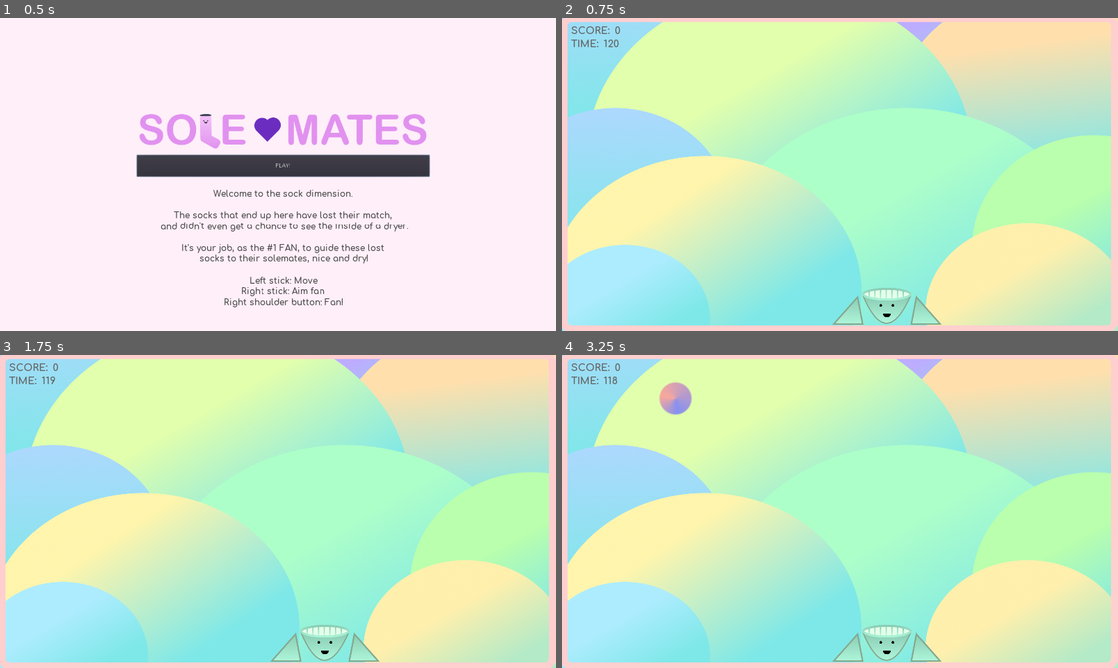
Above: before the commit, frames 1-4 (two rows, left to right).
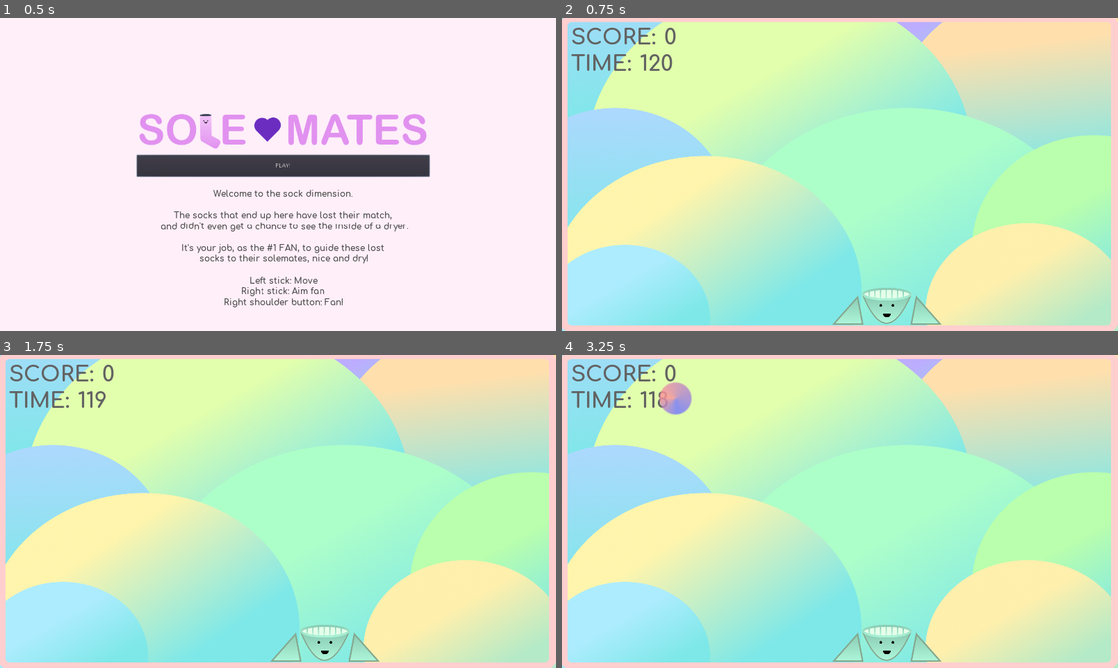
Above: after the commit, the same moments.

Repository: Dexterminator/solemates
Game: Godot game, scene res://Scenes/MainMenu/MainMenu.tscn
Two runs of this game, one before a commit and one after it. Both use one fixed random seed, a clock stepped at 60 frames per second and the inputs below.
Inputs:
- Up to frame 1 (0.5 s): no input
- Up to frame 2 (0.75 s): click "PLAY!" at 0.5 s
- Up to frame 3 (1.75 s): tap Enter (ui_accept) at 1.25, 1.52 s
- Up to frame 4 (3.25 s): tap Enter (ui_accept) at 2, 2.27 s

Frame 1 is identical in both runs. In frame 2, 0.8% of the frame differs, in the area x 1-21%, y 2-17%; in frame 3, 0.8%; in frame 4, 0.8%.

Commit message:
Floating scores

Diff:
--- /dev/null
+++ b/Entities/ScoreLabel/ScoreLabel.gd
@@ -0,0 +1,16 @@
+extends Node2D
+
+onready var anim_player = $AnimationPlayer
+onready var label = $Label
+var alpha = 1
+
+func set_text(text):
+	label.set_text(text)
+
+func _physics_process(delta):
+	global_position.y -= 5
+	alpha -= 0.01
+	label.modulate = Color(1, 1, 1, alpha)
+
+func _on_Timer_timeout():
+	queue_free()
--- /dev/null
+++ b/Entities/ScoreLabel/ScoreLabel.tscn
@@ -0,0 +1,24 @@
+[gd_scene load_steps=4 format=2]
+
+[ext_resource path="res://Assets/Comfortaa-Bold.ttf" type="DynamicFontData" id=1]
+[ext_resource path="res://Entities/ScoreLabel/ScoreLabel.gd" type="Script" id=2]
+
+[sub_resource type="DynamicFont" id=1]
+size = 25
+font_data = ExtResource( 1 )
+
+[node name="ScoreLabel" type="Node2D"]
+script = ExtResource( 2 )
+
+[node name="Label" type="Label" parent="."]
+margin_right = 135.0
+margin_bottom = 85.0
+custom_fonts/font = SubResource( 1 )
+custom_colors/font_color = Color( 0.305882, 0.305882, 0.305882, 1 )
+text = "+ 10"
+__meta__ = {
+"_edit_use_anchors_": false
+}
+
+[node name="Timer" type="Timer" parent="."]
+[connection signal="timeout" from="Timer" to="." method="_on_Timer_timeout"]
--- a/Entities/Sock/Common.gd
+++ b/Entities/Sock/Common.gd
@@ -2,13 +2,21 @@
 
 var decay = 60
 var max_force = 500
+const ScoreLabel = preload("res://Entities/ScoreLabel/ScoreLabel.tscn")
 
 func handle_forces():
 	var force = owner.get_applied_force()
 	var x = sign(force.x) * clamp(abs(force.x) - decay, 0, max_force)
 	var y = clamp(force.y + decay, -max_force, 0)
 	owner.set_applied_force(Vector2(x, y))
-	if owner.linear_velocity.length() > 500:
+	if owner.linear_velocity.length() > 400:
 		owner.mouth.set_animation("surprised")
 	elif owner.mouth.get_animation() != "happy" or owner.state_machine.current_state_name == "dry":
 		owner.mouth.set_animation("default")
+
+func add_score(score):
+	var score_label = ScoreLabel.instance()
+	score_label.global_position = owner.global_position
+	owner.get_parent().add_child(score_label)
+	score_label.set_as_toplevel(true)
+	score_label.set_text("+ " + str(score))
--- a/Entities/Sock/Dry.gd
+++ b/Entities/Sock/Dry.gd
@@ -6,6 +6,7 @@
 	owner.drying_particles.set_emitting(false)
 	owner.dried_particles.set_emitting(true)
 	owner.emit_signal("dried")
+	owner.common.add_score(10)
 
 func update(_delta):
 	owner.common.handle_forces()
@@ -15,6 +16,7 @@
 
 func on_body_entered(body):
 	if body.is_in_group("socks") and body.state_machine.current_state_name == "dry":
+		owner.common.add_score(100)
 		owner.emit_signal("matched")
 		emit_signal("transition", "matching", null)
 		body.state_machine.current_state.emit_signal("transition", "matching", null)
--- a/Entities/Sock/Sock.gd
+++ b/Entities/Sock/Sock.gd
@@ -15,7 +15,7 @@
 onready var common = $Common
 
 func _start_blink_timer():
-	timer.wait_time = rand_range(1, 6)
+	timer.wait_time = rand_range(1, 3)
 	timer.start()
 
 func _blink():
--- a/Entities/Sock/Sock.tscn
+++ b/Entities/Sock/Sock.tscn
@@ -44,6 +44,8 @@
 initial_velocity = 206.9
 orbit_velocity = 0.0
 orbit_velocity_random = 0.0
+angle = 720.0
+angle_random = 1.0
 scale = 0.2
 
 [sub_resource type="SpriteFrames" id=6]
--- a/Helpers/GUI.tscn
+++ b/Helpers/GUI.tscn
@@ -4,7 +4,7 @@
 [ext_resource path="res://Helpers/GUI.gd" type="Script" id=2]
 
 [sub_resource type="DynamicFont" id=1]
-size = 23
+size = 50
 font_data = ExtResource( 1 )
 
 [sub_resource type="Theme" id=2]
@@ -20,45 +20,45 @@
 }
 
 [node name="HBoxContainer" type="HBoxContainer" parent="."]
-margin_right = 114.0
-margin_bottom = 58.0
+margin_right = 244.0
+margin_bottom = 118.0
 
 [node name="VBoxContainer" type="VBoxContainer" parent="HBoxContainer"]
-margin_right = 114.0
-margin_bottom = 58.0
+margin_right = 244.0
+margin_bottom = 118.0
 
 [node name="HBoxContainer" type="HBoxContainer" parent="HBoxContainer/VBoxContainer"]
-margin_right = 114.0
-margin_bottom = 27.0
+margin_right = 244.0
+margin_bottom = 57.0
 
 [node name="Label" type="Label" parent="HBoxContainer/VBoxContainer/HBoxContainer"]
-margin_right = 97.0
-margin_bottom = 27.0
+margin_right = 211.0
+margin_bottom = 57.0
 custom_colors/font_color = Color( 0.388235, 0.388235, 0.388235, 1 )
 text = "Score: "
 uppercase = true
 
 [node name="Score" type="Label" parent="HBoxContainer/VBoxContainer/HBoxContainer"]
-margin_left = 101.0
-margin_right = 114.0
-margin_bottom = 27.0
+margin_left = 215.0
+margin_right = 244.0
+margin_bottom = 57.0
 custom_colors/font_color = Color( 0.388235, 0.388235, 0.388235, 1 )
 text = "0"
 
 [node name="HBoxContainer2" type="HBoxContainer" parent="HBoxContainer/VBoxContainer"]
-margin_top = 31.0
-margin_right = 114.0
-margin_bottom = 58.0
+margin_top = 61.0
+margin_right = 244.0
+margin_bottom = 118.0
 
 [node name="Label" type="Label" parent="HBoxContainer/VBoxContainer/HBoxContainer2"]
-margin_right = 72.0
-margin_bottom = 27.0
+margin_right = 157.0
+margin_bottom = 57.0
 custom_colors/font_color = Color( 0.388235, 0.388235, 0.388235, 1 )
 text = "Time: "
 uppercase = true
 
 [node name="Time" type="Label" parent="HBoxContainer/VBoxContainer/HBoxContainer2"]
-margin_left = 76.0
-margin_right = 76.0
-margin_bottom = 27.0
+margin_left = 161.0
+margin_right = 161.0
+margin_bottom = 57.0
 custom_colors/font_color = Color( 0.388235, 0.388235, 0.388235, 1 )
--- a/Scenes/Main/Main.gd
+++ b/Scenes/Main/Main.gd
@@ -17,7 +17,7 @@
 	gui.set_time(game_time)
 
 func _on_Sock_matched():
-	shake_camera.add_trauma(0.5)
+	shake_camera.add_trauma(0.4)
 	score += 100
 	gui.set_score(score)
 	sock_count -= 2
